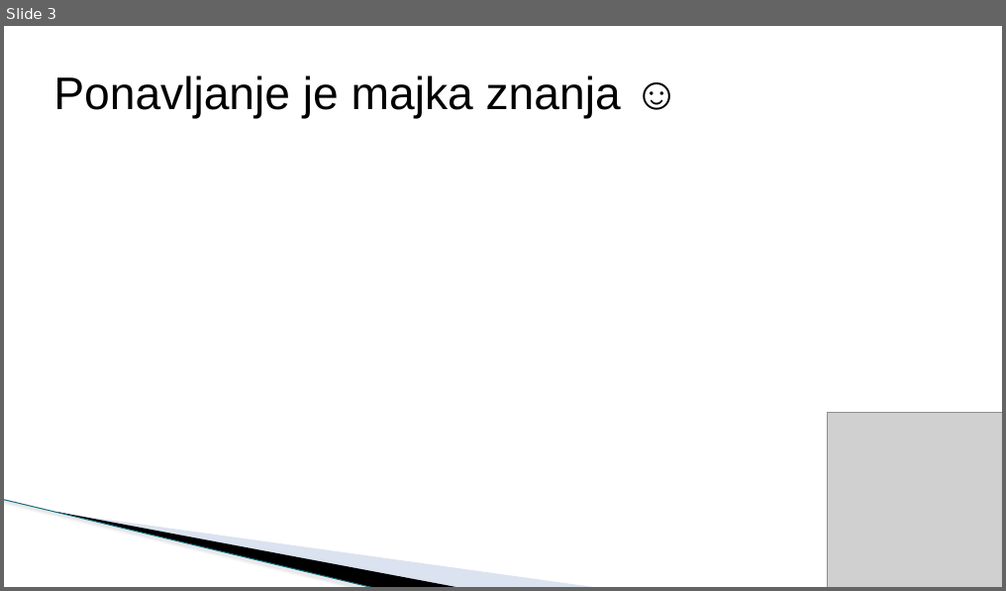
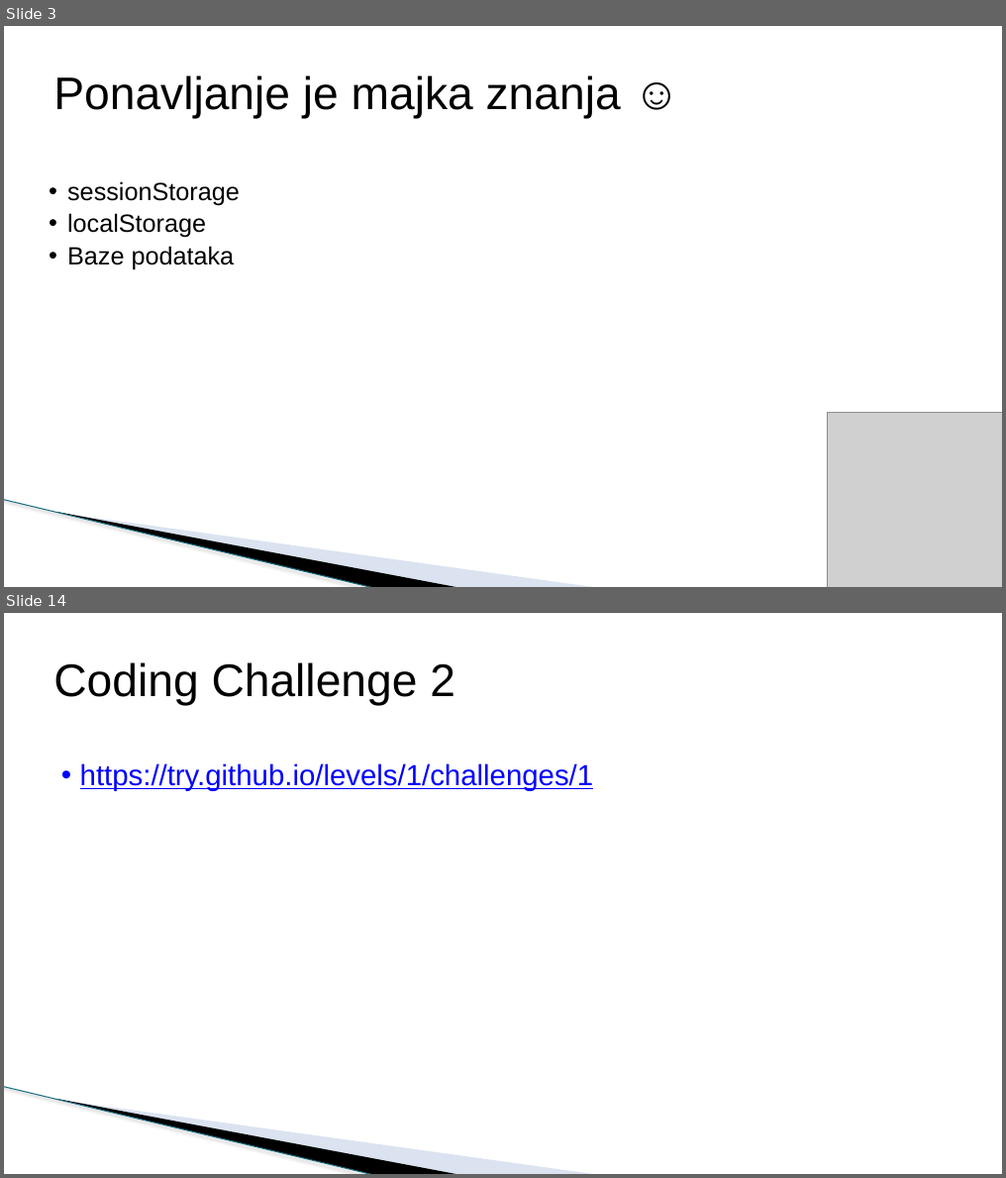
Before and after one commit to todalexcode/kurs-front-end, a slide deck: sesija-36/PPT/Front-End Developer-36.pptx. Shown one above the other, each under a label of ours: slide 3 before the commit, slides 3 and 14 after it; the slides between them are not shown. The pictures are 1006x591 and 1006x1178 pixels, drawn with LibreOffice and Linux fonts; fonts in the diff are those of the drawing; grey boxes stand for pictures; background and template pictures are left out. Boxes give left, top, right and bottom in pixels: in the first picture for what was removed or moved away, otherwise in the second. Text is boxed around its words. In the diff, an @@ line names an element or a change of style, - is before the commit and + after.

```diff
--- a/sesija-36/PPT/Front-End Developer-36.pptx
+++ b/sesija-36/PPT/Front-End Developer-36.pptx
@@ slide 14 added at (4, 613, 1002, 1174), background #FFFFFF; not listed: 3 template elements that a slide beside it also shows @@
@@ title added at (54, 663, 455, 706), 44 pt, text #000000 @@
+Coding Challenge 2
@@ text added at (80, 763, 593, 791), 28 pt, text #0000FF, underline @@
+• https://try.github.io/levels/1/challenges/1
@@ slide 3 changed as well @@
@@ text added at (67, 181, 240, 271), 24 pt, text #000000 @@
+  • sessionStorage
+  • localStorage
+  • Baze podataka
```
Also in this commit, not shown: 2 other slides changed, 10 other slides added, 1 slide removed, 1 other file.
